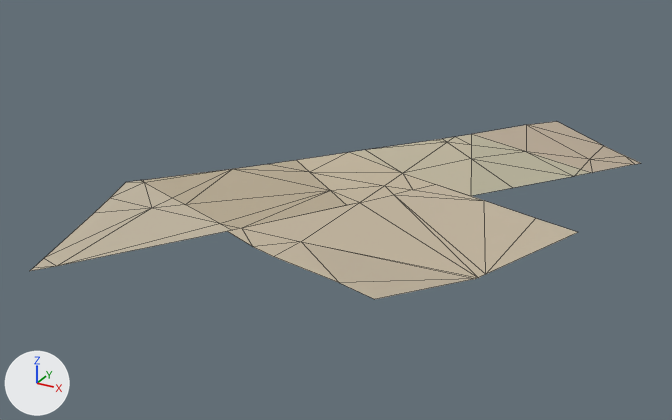
A saved change to the glTF model assets/malta/countryside/farm_3_1_soil.glb.
Rendered twice from a camera (50 mm lens) standing at (604.0, -604.0, 200.0) and looking at (404.0, -240.0, 18.0). Arrows for +X, +Y and +Z are at lower left; the lights stay in place. The picture after the commit comes second. Mesh edges are drawn as thin lines. Vertices at exactly the same position are counted once.

In view in the first picture: 'geometry_0'.
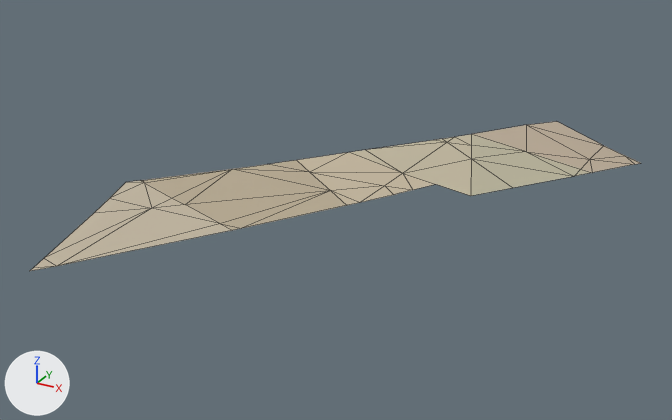
Location of each change, (x1, y1, x2, y2) in pixels of the pictures (672 x 420 px):
'geometry_0', reshaped (16% shorter)
    before: (30, 121, 640, 299)
    after: (30, 121, 640, 271)
part 1 of me_geometry_0, deleted (beige)
    before: (228, 184, 578, 299)

Edits to the bpy script that builds the scene:
```text
Change me_geometry_0:
    used by ob_geometry_0; location = (0.0, 0.0, 0.0)
    remove me_geometry_0.from_pydata(...)  # 62 vertices, 78 faces; spans x 307.0..525.0, y -379.0..-72.0, z 24.0..42.0
    add me_geometry_0.from_pydata(...)  # 50 vertices, 62 faces; spans x 307.0..525.0, y -379.0..-72.0, z 24.0..33.0
    me_geometry_0 part 1
    12 vertices are removed from x 386.0..521.0, y -349.0..-220.0, z 29.0..42.0
    16 faces are deleted
```
